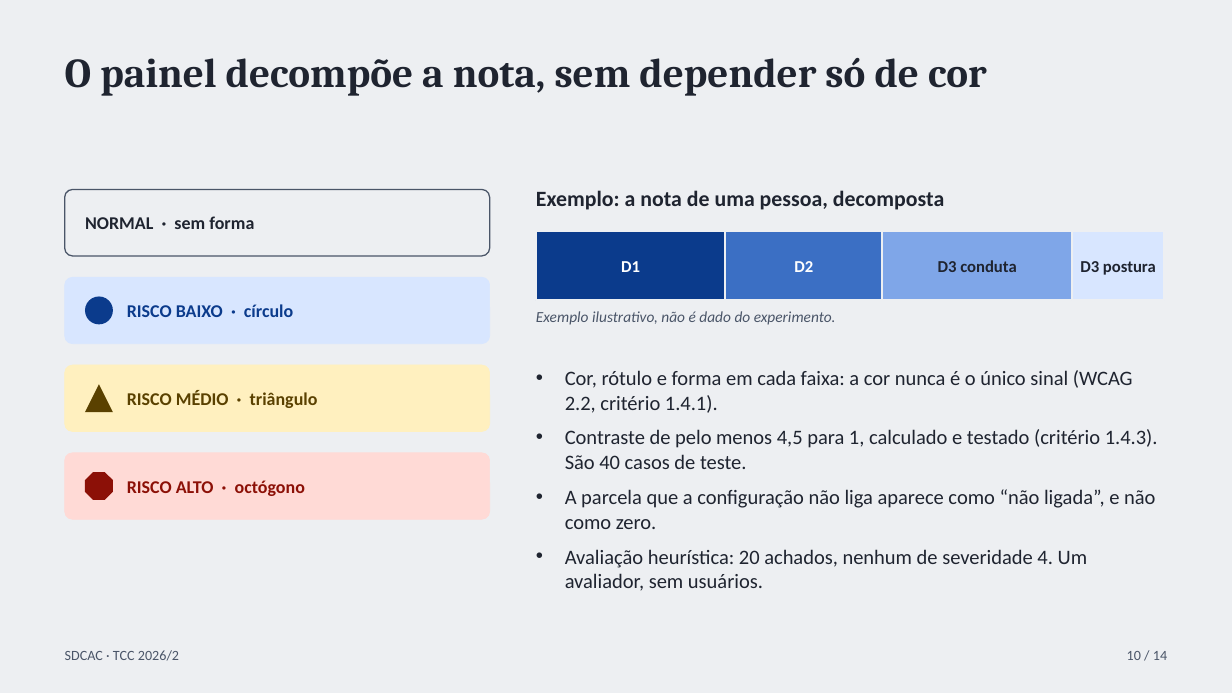
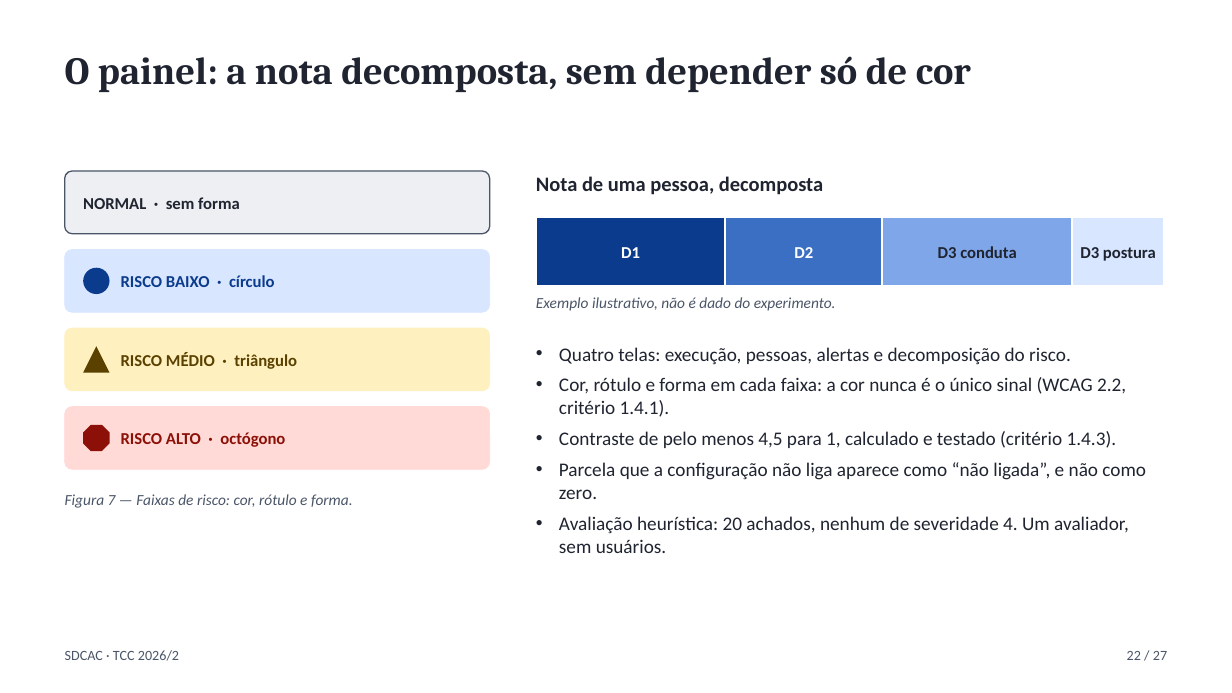
Before and after one commit to Codexrocks/TCC_SDCAC, a slide deck: slide 22 of apresentacao/apresentacao-sdcac.pptx (slide 10 before the commit). Drawn at 1232x693 pixels with LibreOffice and Linux fonts; fonts in the diff are those of the drawing. Boxes give left, top, right and bottom in pixels: in the first picture for what was removed or moved away, otherwise in the second. Text is boxed around its words. In the diff, an @@ line names an element or a change of style, - is before the commit and + after.

```diff
--- a/apresentacao/apresentacao-sdcac.pptx
+++ b/apresentacao/apresentacao-sdcac.pptx
@@ background #EDEFF2 to #FFFFFF @@
@@ text at <box>65,56,971,92</box>: text changed; size 32 to 30 pt @@
-O painel decompõe a nota, sem depender só de cor
+O painel: a nota decomposta, sem depender só de cor
@@ rounded rectangle: place and size @@
-rounded rectangle at <box>65,189,490,256</box>
+rounded rectangle at <box>65,171,490,234</box>
@@ text "NORMAL · sem forma": place and size @@
-text "NORMAL · sem forma" at <box>85,216,254,229</box>
+text "NORMAL · sem forma" at <box>83,197,240,209</box>
@@ text at <box>536,176,823,195</box>: text changed; size 17 to 16 pt @@
-Exemplo: a nota de uma pessoa, decomposta
+Nota de uma pessoa, decomposta
@@ 5 texts, 4 rectangles: place and size @@
-5 texts, 4 rectangles at <box>536,231,1165,325</box>
+5 texts, 4 rectangles at <box>536,217,1165,311</box>
@@ outline #EDEFF2 1.5 pt to #FFFFFF 1.5 pt in 4 elements at <box>536,217,726,287</box>, <box>726,217,883,287</box>, <box>883,217,1072,287</box>, <box>1072,217,1165,287</box> @@
@@ rounded rectangle: place and size @@
-rounded rectangle at <box>65,277,490,344</box>
+rounded rectangle at <box>65,250,490,312</box>
@@ ellipse: place and size @@
-ellipse at <box>85,297,113,324</box>
+ellipse at <box>83,268,110,295</box>
@@ text "RISCO BAIXO · círculo": place and size @@
-text "RISCO BAIXO · círculo" at <box>127,304,293,317</box>
+text "RISCO BAIXO · círculo" at <box>121,275,275,287</box>
@@ rounded rectangle: place and size @@
-rounded rectangle at <box>65,365,490,432</box>
+rounded rectangle at <box>65,328,490,391</box>
@@ text "RISCO MÉDIO · triângulo": place and size @@
-text "RISCO MÉDIO · triângulo" at <box>127,390,318,408</box>
+text "RISCO MÉDIO · triângulo" at <box>121,352,297,369</box>
@@ triangle: place and size @@
-triangle at <box>85,384,113,412</box>
+triangle at <box>83,347,110,373</box>
@@ text "Quatro telas: execução, pessoas, alertas ...": place and size @@
-text "Quatro telas: execução, pessoas, alertas ..." at <box>565,370,1158,591</box>
+text "Quatro telas: execução, pessoas, alertas ..." at <box>559,347,1146,553</box>
@@ text at <box>559,347,1071,365</box>: paragraph added @@
+• Quatro telas: execução, pessoas, alertas e decomposição do risco.
@@ text at <box>559,377,1129,553</box>: size 16 to 15 pt in "Cor, rótulo e forma em cada faixa: ...", "Avaliação heurística: 20 achados, nenhum de severidade ..."; indent changed; less space between paragraphs @@
@@ rounded rectangle: place and size @@
-rounded rectangle at <box>65,453,490,519</box>
+rounded rectangle at <box>65,407,490,470</box>
@@ size 14 to 13 pt in 4 elements at <box>83,197,240,209</box>, <box>121,275,275,287</box>, <box>121,352,297,369</box>, <box>121,432,285,447</box> @@
@@ text "RISCO ALTO · octógono": place and size @@
-text "RISCO ALTO · octógono" at <box>127,480,305,496</box>
+text "RISCO ALTO · octógono" at <box>121,432,285,447</box>
@@ octagon: place and size @@
-octagon at <box>85,472,113,500</box>
+octagon at <box>83,425,110,452</box>
@@ text at <box>559,431,1146,499</box>: text changed; size 16 to 15 pt @@
-• Contraste de pelo menos 4,5 para 1, calculado e testado (critério 1.4.3). São 40 casos de teste.
-• A parcela que a configuração não liga aparece como “não ligada”, e não como zero.
+• Contraste de pelo menos 4,5 para 1, calculado e testado (critério 1.4.3).
+• Parcela que a configuração não liga aparece como “não ligada”, e não como zero.
@@ text added at <box>65,494,353,508</box>, 12 pt, text #4A5568, italic @@
+Figura 7 — Faixas de risco: cor, rótulo e forma.
@@ text at <box>1127,651,1167,660</box>: text changed @@
-10 / 14
+22 / 27
```
Also in this commit, not shown: 5 other slides changed, 21 slides added, 8 slides removed, 6 other files.
